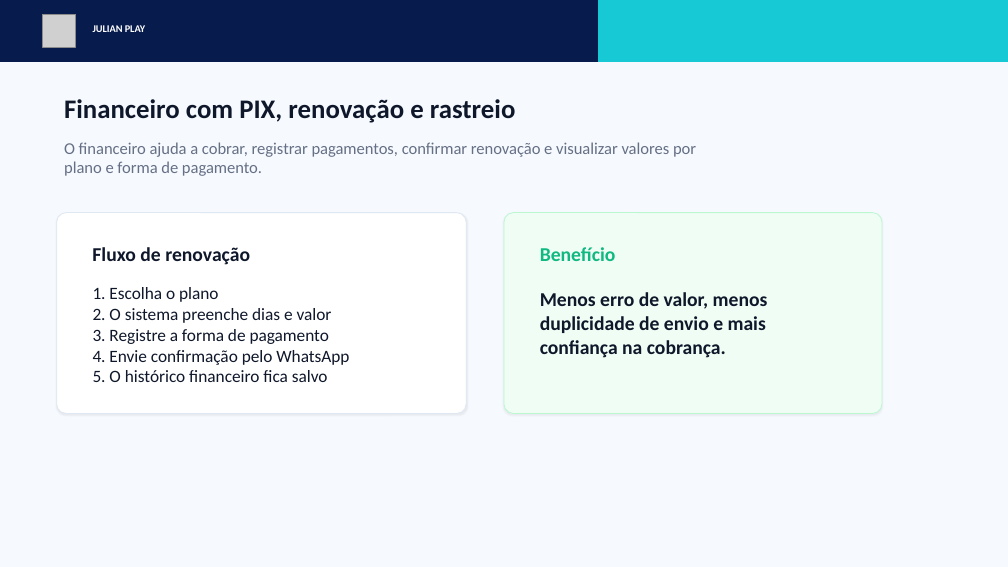
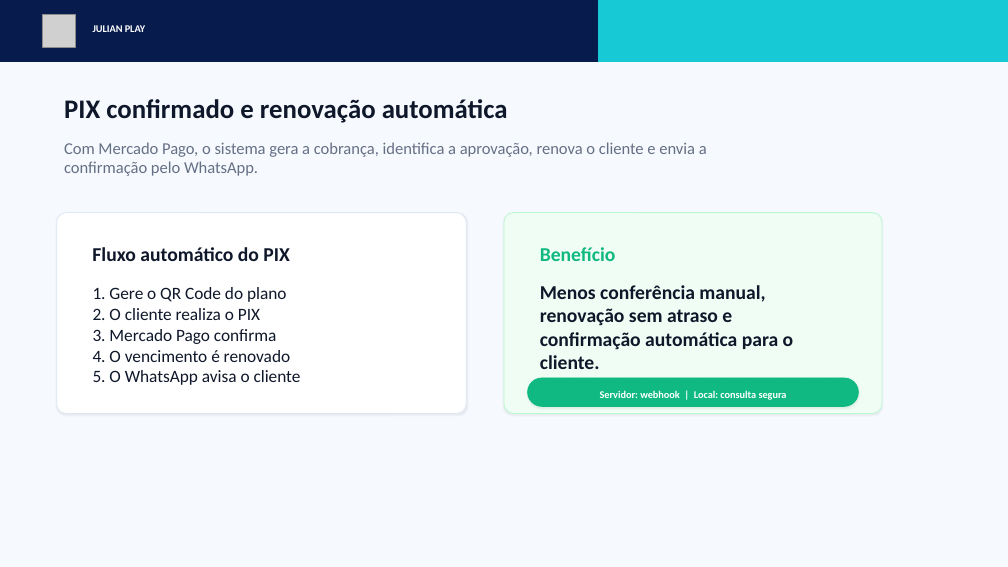
Before and after one commit to Kaka2002/julian-play, a slide deck: slide 6 of outputs/apresentacao-julian-play-comercial.pptx. Drawn at 1008x567 pixels with LibreOffice and Linux fonts; fonts in the diff are those of the drawing; grey boxes stand for pictures. Boxes give left, top, right and bottom in pixels: in the first picture for what was removed or moved away, otherwise in the second. Text is boxed around its words. In the diff, an @@ line names an element or a change of style, - is before the commit and + after.

Commit message:
Atualiza apresentação com confirmação automática do PIX

```diff
--- a/outputs/apresentacao-julian-play-comercial.pptx
+++ b/outputs/apresentacao-julian-play-comercial.pptx
@@ text at [64,99,508,123]: text changed @@
-Financeiro com PIX, renovação e rastreio
+PIX confirmado e renovação automática
@@ text at [64,142,707,176]: text changed @@
-O financeiro ajuda a cobrar, registrar pagamentos, confirmar renovação e visualizar valores por plano e forma de pagamento.
+Com Mercado Pago, o sistema gera a cobrança, identifica a aprovação, renova o cliente e envia a confirmação pelo WhatsApp.
@@ text at [92,247,289,261]: text changed @@
-Fluxo de renovação
+Fluxo automático do PIX
@@ text at [93,287,301,385]: text changed @@
-1. Escolha o plano
-2. O sistema preenche dias e valor
-3. Registre a forma de pagamento
-4. Envie confirmação pelo WhatsApp
-5. O histórico financeiro fica salvo
+1. Gere o QR Code do plano
+2. O cliente realiza o PIX
+3. Mercado Pago confirma
+4. O vencimento é renovado
+5. O WhatsApp avisa o cliente
@@ text at [540,285,794,369]: text changed @@
-Menos erro de valor, menos duplicidade de envio e mais confiança na cobrança.
+Menos conferência manual, renovação sem atraso e confirmação automática para o cliente.
@@ rounded rectangle added at [528,378,859,407], fill #10B981, outline #10B981 0.75 pt @@
@@ text added at [600,390,787,400], 9.8 pt, text #FFFFFF, bold @@
+Servidor: webhook | Local: consulta segura
```
Also in this commit, not shown: 16 other files.
